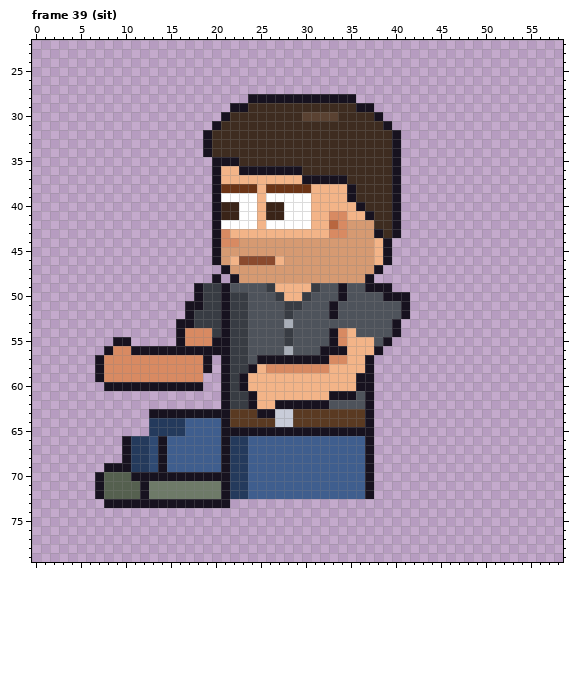
Two versions of one pixel-art file, sprites/staff/site_alan_left_anim.aseprite. Above: the version before the commit.
64x80 pixels, 129 frames. Shown: frame 39 (sit): x 0..58, y 22..79. The old version is drawn lined up with the new one. The commit also changed other frames, which this record leaves out.
New version:
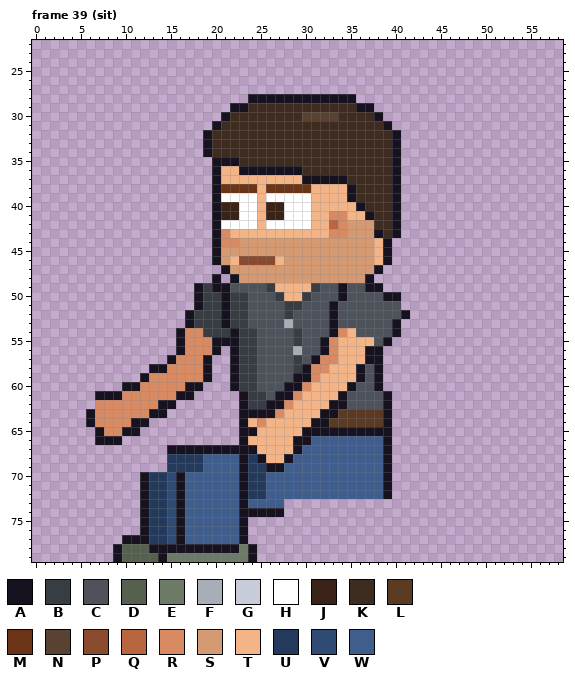
Palette (. is transparent): A #17121f  B #383c43  C #4e535b  D #55604f  E #6e7a68  F #a8aeb8  G #c8ccd8  H #ffffff  J #3a2418  K #3e2c20  L #5a3a22  M #6b3416  N #5a4232  P #8a4a2e  Q #b8663f  R #d88a62  S #d69a72  T #f3b488  U #243a5c  V #2f4a73  W #3f5e8e
From old to new:
whole drawing moved by -2,-6 (the old picture is shown already moved)
--- frame 39 (sit)
@@ x 4..43 @@
 48 ................A.ASSSSSSSSSSSSSSA......
-49 ..............ABBACCCCBTTTTBCCACCAAA....
-50 ..............ABBABBCCCBTTBCCCACCCCAAA..
-51 .............AABBABBCCCCBBCCCACCCCCCCA..
+49 ..............ABAACCCCBTTTTBCCACCAA.....
+50 ..............ABBABBCCCBTTBCCCACCCCAA...
+51 ..............ABBABBCCCCBBCCCACCCCCCC...
 52 .............ABBBABBCCCCBCCCCACCCCCCCA..
-53 ............AABBBABBCCCCFCCCCCCCCCCCA...
-54 ............ARRRBABBCCCCBCCCCARTCCCCA...
-55 .....AA.....ARRRAABBCCCCBCCCCARTTTCA....
-56 ....ARRAAAAAAAAAAABBCCCCFCCCAAATTTA.....
-57 ...ARRRRRRRRRRRA.ABBCAAAAAAAARRTTA......
-58 ...ARRRRRRRRRRRA.ABBATRRRRRRRTTTTA......
-59 ...ARRRRRRRRRRR..ABATTTTTTTTTTTTAA......
-60 ....AAAAAAAAAAA..ABATTTTTTTTTTTTAA......
-61 .................ABBATTTTTTTTAAACA......
-62 .................ABBATTAAAAAACCCCA......
-63 .........AAAAAAAAALLLAAGGLLLLLLLLA......
-64 .........UUUUWWWWALLLLLGGLLLLLLLLA......
-65 .........UUUUWWWWAAAAAAAAAAAAAAAAA......
-66 ......AUUVAWWWWWWAUUWWWWWWWWWWWWWA......
-67 ......AUUVAWWWWWWAUUWWWWWWWWWWWWWA......
-68 ......AUUVAWWWWWWAUUWWWWWWWWWWWWWA......
-69 ....AAAUUVAWWWWWWAUUWWWWWWWWWWWWWA......
-70 ...ADDDAAAAAAAAAAAUUWWWWWWWWWWWWWA......
-71 ...ADDDDAEEEEEEEEAUUWWWWWWWWWWWWWA......
-72 ...ADDDDAEEEEEEEEAUUWWWWWWWWWWWWWA......
-73 ....AAAAAAAAAAAAAA......................
-74 ........................................
-75 ........................................
-76 ........................................
-77 ........................................
-78 ........................................
-79 ........................................
+53 .............ABBBABBCCCCFCCCCACCCCCCA...
+54 ............ARRBBBABBCCCCBCCCARTCCCCA...
+55 ............ARRRAAABBCCCCBCCARTTTTCA....
+56 ............ARRRA.ABBCCCCFCCARTTTAA.....
+57 ...........ARRRA..ABBCCCCBCARRTTTAA.....
+58 .........AARRRRA..ABBCCCCBARRTTTACA.....
+59 ........ARRRRRRA..ABBCCCCAARTTTTACA.....
+60 ......AARRRRRAA...ABBCCCAARTTTTACCA.....
+61 ...AAARRRRRRAA.....ABBCAARTTTTACCCCA....
+62 ...RRRRRRRAA.......ABBAARTTTTAACCCCA....
+63 ..ARRRRRRAA........AAAARTTTTAALLLLLA....
+64 ..ARRRRAA..........ATRTTTTTAALLLLLLA....
+65 ...ARRAA...........AATTTTTAAAAAAAAAA....
+66 ...AAA.............ATTTTTAAWWWWWWWWA....
+67 ...........AAAAAAAAAATTTTAWWWWWWWWWA....
+68 ...........UUUUWWWWAUATTAWWWWWWWWWWA....
+69 ...........UUUUWWWWAUUAAWWWWWWWWWWWA....
+70 ........AUUVAWWWWWWAUUWWWWWWWWWWWWWA....
+71 ........AUUVAWWWWWWAUUWWWWWWWWWWWWWA....
+72 ........AUUVAWWWWWWAUUWWWWWWWWWWWWWA....
+73 ........AUUVAWWWWWWAWWWW................
+74 ........AUUVAWWWWWWAAAAA................
+75 ........AUUVAWWWWWWA....................
+76 ........AUUVAWWWWWWA....................
+77 ......AAAUUVAWWWWWWA....................
+78 .....ADDDAAAAAAAAAAEA...................
+79 .....ADDDDAEEEEEEEEEA...................
Where, in picture pixels (left, top, right, bottom), the same in both pictures:
changed: (86, 283, 410, 562)
